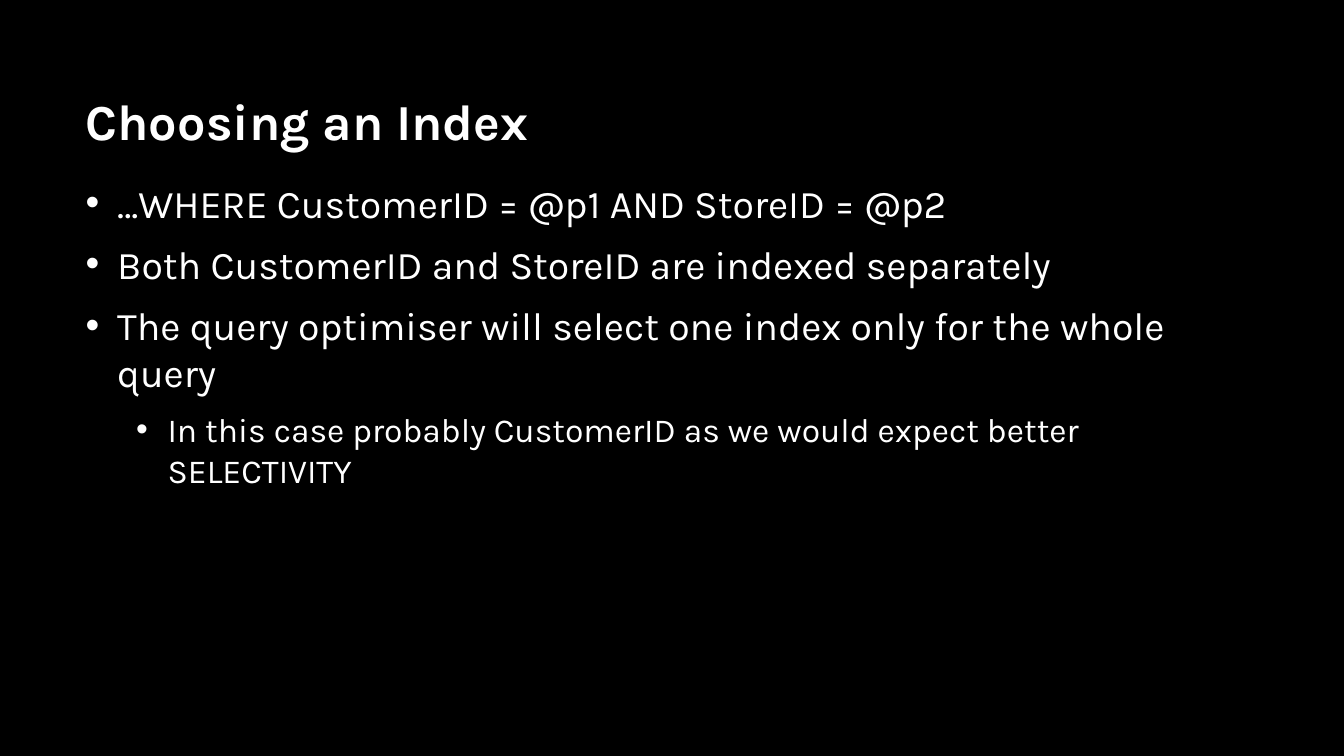
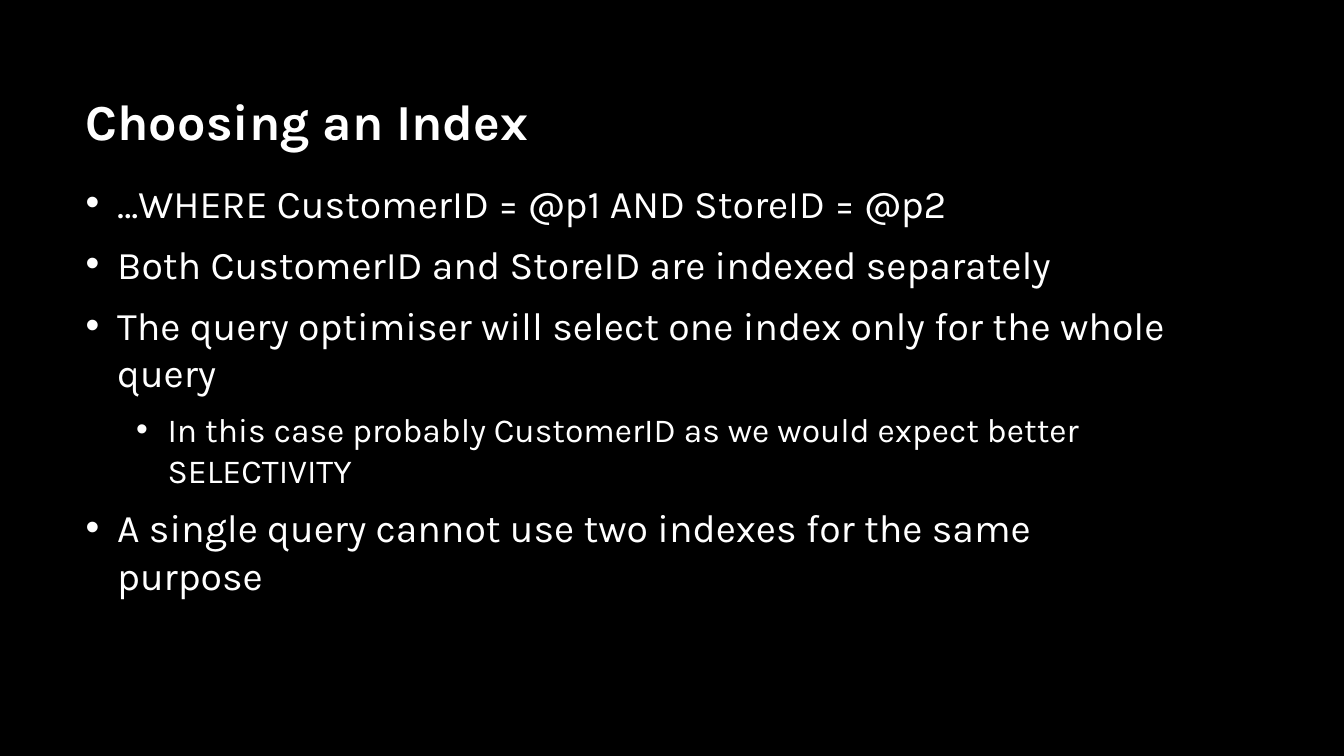
Before and after one commit to sabinio/SQLTraining, a slide deck: slide 9 of Slides/4. Performance.pptx (slide 8 before the commit). Drawn at 1344x756 pixels with LibreOffice and Linux fonts; fonts in the diff are those of the drawing; background and template pictures are left out. Boxes give left, top, right and bottom in pixels: in the first picture for what was removed or moved away, otherwise in the second. Text is boxed around its words. In the diff, an @@ line names an element or a change of style, - is before the commit and + after.

Commit message:
slides update

```diff
--- a/Slides/4. Performance.pptx
+++ b/Slides/4. Performance.pptx
@@ text at [117,515,1031,600]: paragraph added @@
+• A single query cannot use two indexes for the same purpose
```
Also in this commit, not shown: 2 other slides changed, 4 slides added, 1 other file.
